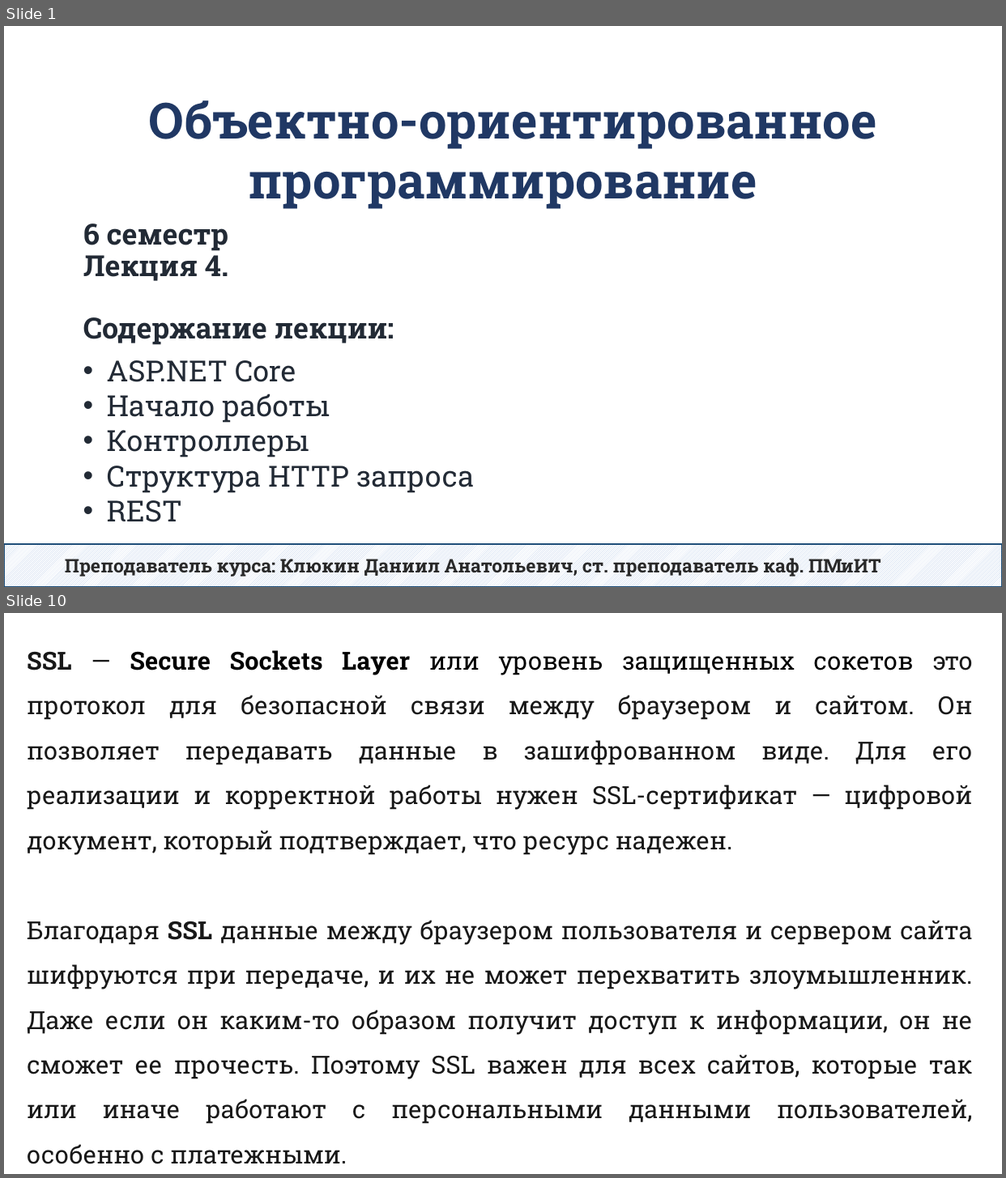
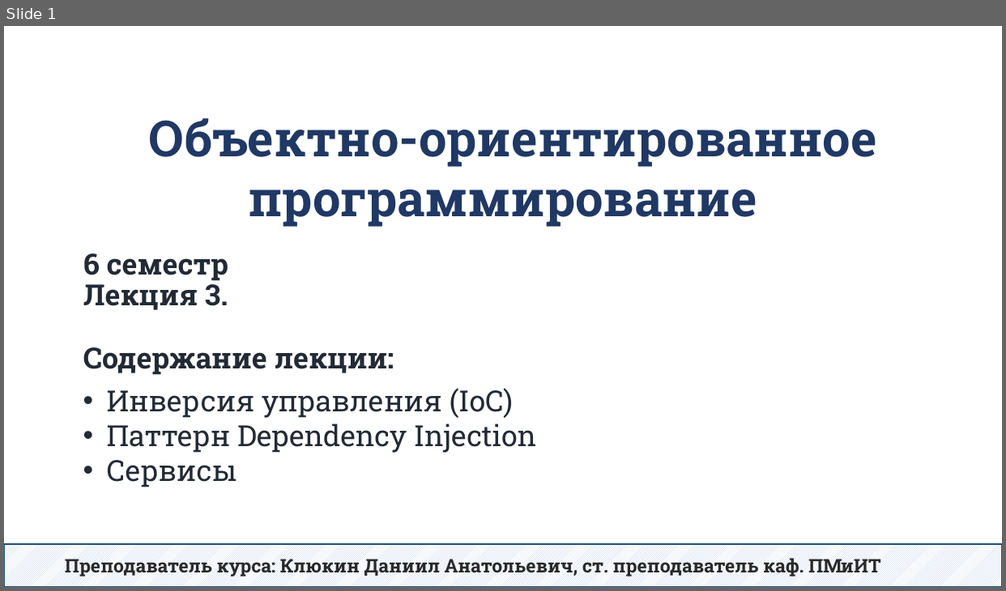
Before and after one commit to DaniilKlyukin/OOP-6, a slide deck: Лекции/ООП 2 лек 4.pptx. Shown one above the other, each under a label of ours: slides 1 and 10 before the commit, slide 1 after it; the slides between them are not shown. The pictures are 1006x1178 and 1006x591 pixels, drawn with LibreOffice and Linux fonts; fonts in the diff are those of the drawing. Boxes give left, top, right and bottom in pixels: in the first picture for what was removed or moved away, otherwise in the second. Text is boxed around its words. In the diff, an @@ line names an element or a change of style, - is before the commit and + after.

```diff
--- a/Лекции/ООП 2 лек 4.pptx
+++ b/Лекции/ООП 2 лек 4.pptx
@@ slide 10 removed at box(4, 613, 1002, 1174), background #FFFFFF @@
@@ text removed at box(27, 650, 973, 1124) @@
-SSL — Secure Sockets Layer или уровень защищенных сокетов это протокол для безопасной связи между браузером и сайтом. Он позволяет передавать данные в зашифрованном виде. Для его реализации и корректной работы нужен SSL-сертификат — цифровой документ, который подтверждает, что ресурс надежен.
-Благодаря SSL данные между браузером пользователя и сервером сайта шифруются при передаче, и их не может перехватить злоумышленник. Даже если он каким-то образом получит доступ к информации, он не сможет ее прочесть. Поэтому SSL важен для всех сайтов, которые так или иначе работают с персональными данными пользователей, особенно с платежными.
@@ slide 1 changed as well @@
@@ text "Объектно-ориентированное программирование": place and size @@
-text "Объектно-ориентированное программирование" at box(149, 101, 877, 209)
+text "Объектно-ориентированное программирование" at box(149, 118, 877, 227)
@@ title at box(83, 254, 394, 375): text changed @@
-6 семестр
-Лекция 4.
-Содержание лекции:
+6 семестр
+Лекция 3.
+Содержание лекции:
@@ text at box(107, 388, 537, 488): text changed @@
-• ASP.NET Core
-• Начало работы
-• Контроллеры
-• Структура HTTP запроса
-• REST
+• Инверсия управления (IoC)
+• Паттерн Dependency Injection
+• Сервисы
```
Also in this commit, not shown: 34 slides added, 52 other slides removed, 7 other files.
